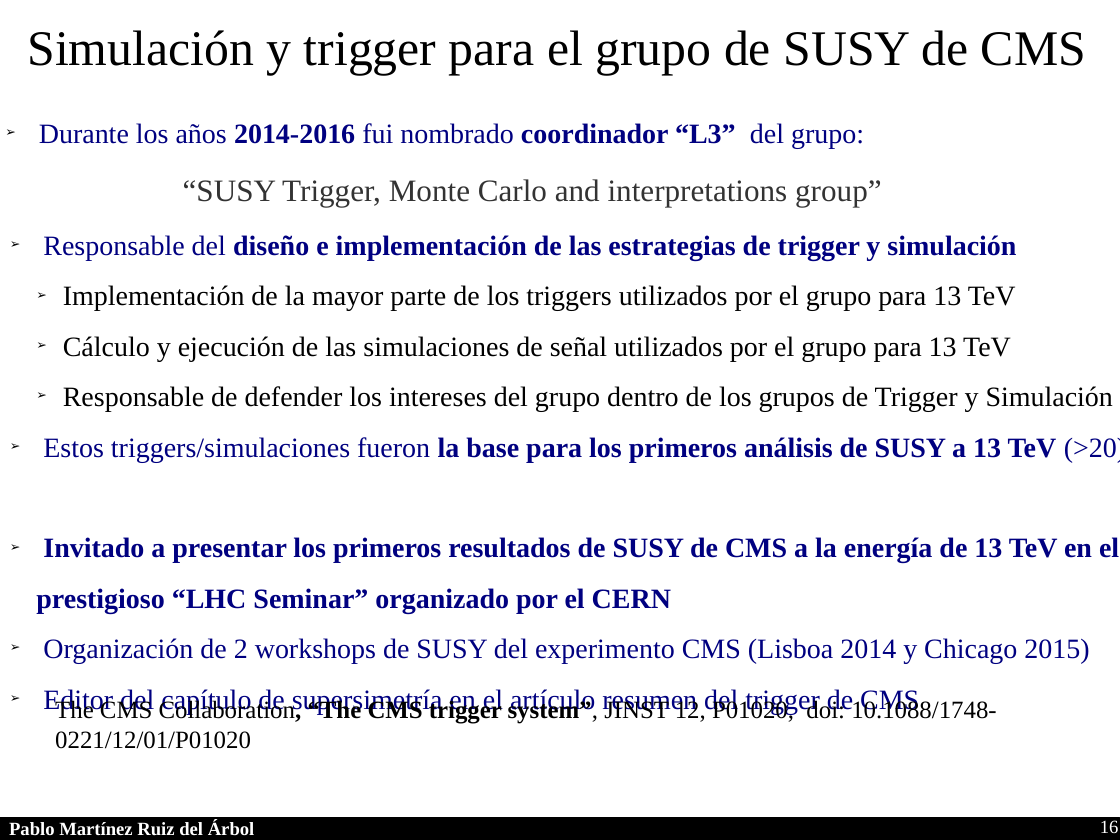
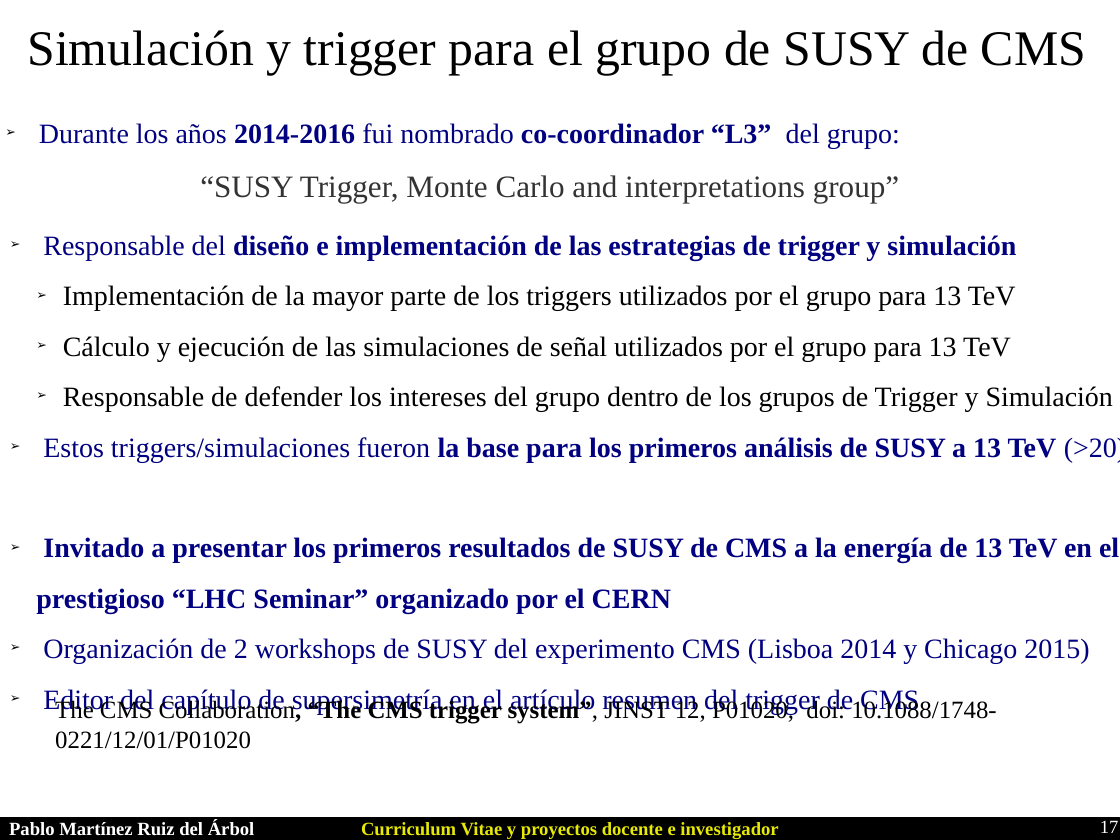
Before and after one commit to parbol/Plaza, a slide deck: slide 17 of Presentacion/Presentacion.odp (slide 16 before the commit). Drawn at 1120x840 pixels with LibreOffice and Linux fonts; fonts in the diff are those of the drawing. Boxes give left, top, right and bottom in pixels: in the first picture for what was removed or moved away, otherwise in the second. Text is boxed around its words. In the diff, an @@ line names an element or a change of style, - is before the commit and + after.

```diff
--- a/Presentacion/Presentacion.odp
+++ b/Presentacion/Presentacion.odp
@@ text at [39, 123, 900, 148]: text changed @@
-➢ Durante los años 2014-2016 fui nombrado coordinador “L3” del grupo:
+➢ Durante los años 2014-2016 fui nombrado co-coordinador “L3” del grupo:
@@ text "“SUSY Trigger, Monte Carlo and ...": place and size @@
-text "“SUSY Trigger, Monte Carlo and ..." at [183, 179, 882, 207]
+text "“SUSY Trigger, Monte Carlo and ..." at [200, 175, 900, 202]
@@ text added at [361, 822, 778, 839], 12 pt, text #E6E905, bold @@
+Curriculum Vitae y proyectos docente e investigador
@@ page number at [1100, 820, 1119, 833]: text changed @@
-16
+17
```
Also in this commit, not shown: 17 other slides changed, 3 slides added, 2 slides removed.
